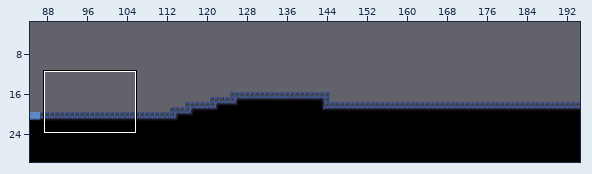
Level history. Tiled map: AngryCastle/levels/erreck_01.tmx. The picture above shows the old version from afar; the outline marks the close-up.
Close-up. Before the edit:
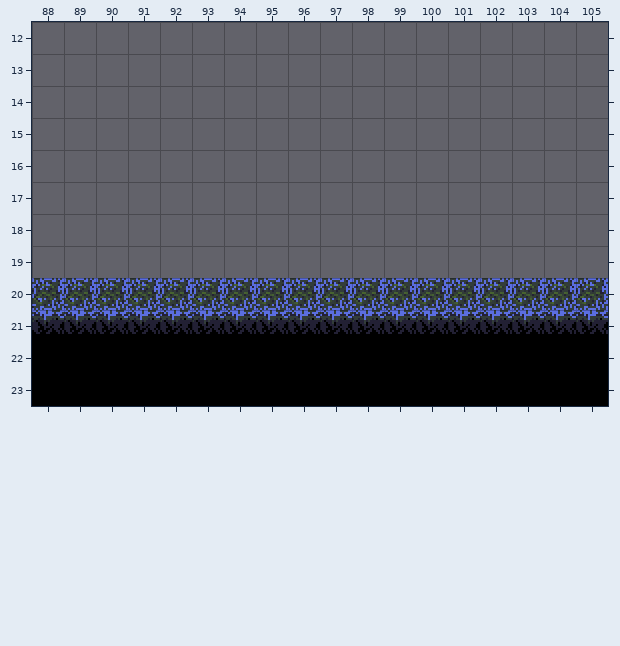
Cells are 16x16 px. Shown: x 88..105, y 12..23. The commit also changed other parts of the map, which this record leaves out.
And afterwards:
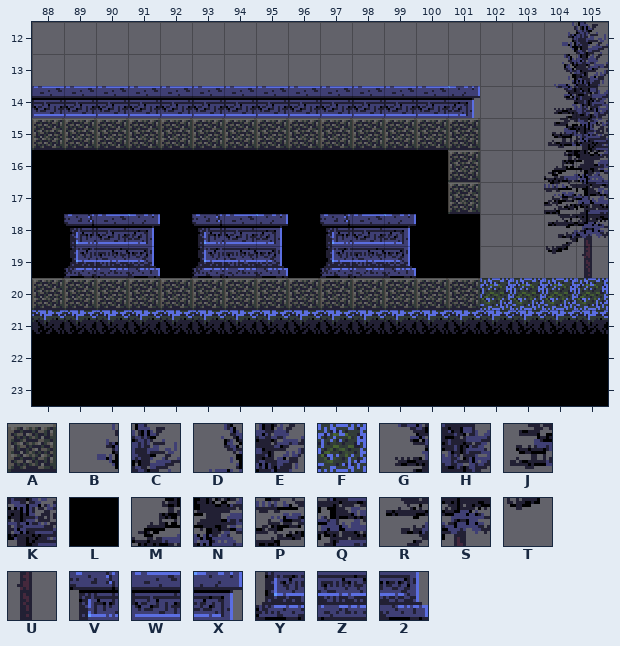
Key: from "Erreck_Road_tileset": A 38, B 45, C 46, D 77, E 78, F 99, G 109, H 110, J 141, K 142, L 160, M 173, N 174, P 205, Q 206, R 237, S 238, T 269, U 270, V 394, W 395, X 396, Y 426, Z 427, 2 428.
_ is an empty cell.
The edit:
Layer "SilhouetteLayer":
Tile L is added in rows 16 to 17 at x 88 to 100; in rows 18 to 19 at x 88 to 89, 91 to 93, 95 to 97 and 99 to 101.
Layer "BackgroundLayer":
Tile 2 is added in row 19 at x 91, 95 and 99.
Tile B is added in row 12 at x 104.
Tile C is added in row 12 at x 105.
Tile D is added in row 13 at x 104.
Tile E is added in row 13 at x 105.
Tile G is added in row 14 at x 104.
Tile H is added in row 14 at x 105.
Tile J is added in row 15 at x 104.
Tile K is added in row 15 at x 105.
Tile M is added in row 16 at x 104.
Tile N is added in row 16 at x 105.
Tile P is added in row 17 at x 104.
Tile Q is added in row 17 at x 105.
Tile R is added in row 18 at x 104.
Tile S is added in row 18 at x 105.
Tile T is added in row 19 at x 104.
Tile U is added in row 19 at x 105.
Tile V is added in row 18 at x 89, 93 and 97.
Tile W is added in row 18 at x 90, 94 and 98.
Tile X is added in row 18 at x 91, 95 and 99.
Tile Y is added in row 19 at x 89, 93 and 97.
Tile Z is added in row 19 at x 90, 94 and 98.
Layer "GameLayer":
Tile A replaces tile F in row 20 at x 88 to 101.
Tile A is added in row 15 at x 88 to 101; in rows 16 to 17 at x 101.
Tile W is added in row 14 at x 88 to 100.
Tile X is added in row 14 at x 101.
Where, in picture pixels (left, top, right, bottom), the same in both close-ups:
added: (544, 22, 608, 278)
changed: (32, 86, 480, 310)
